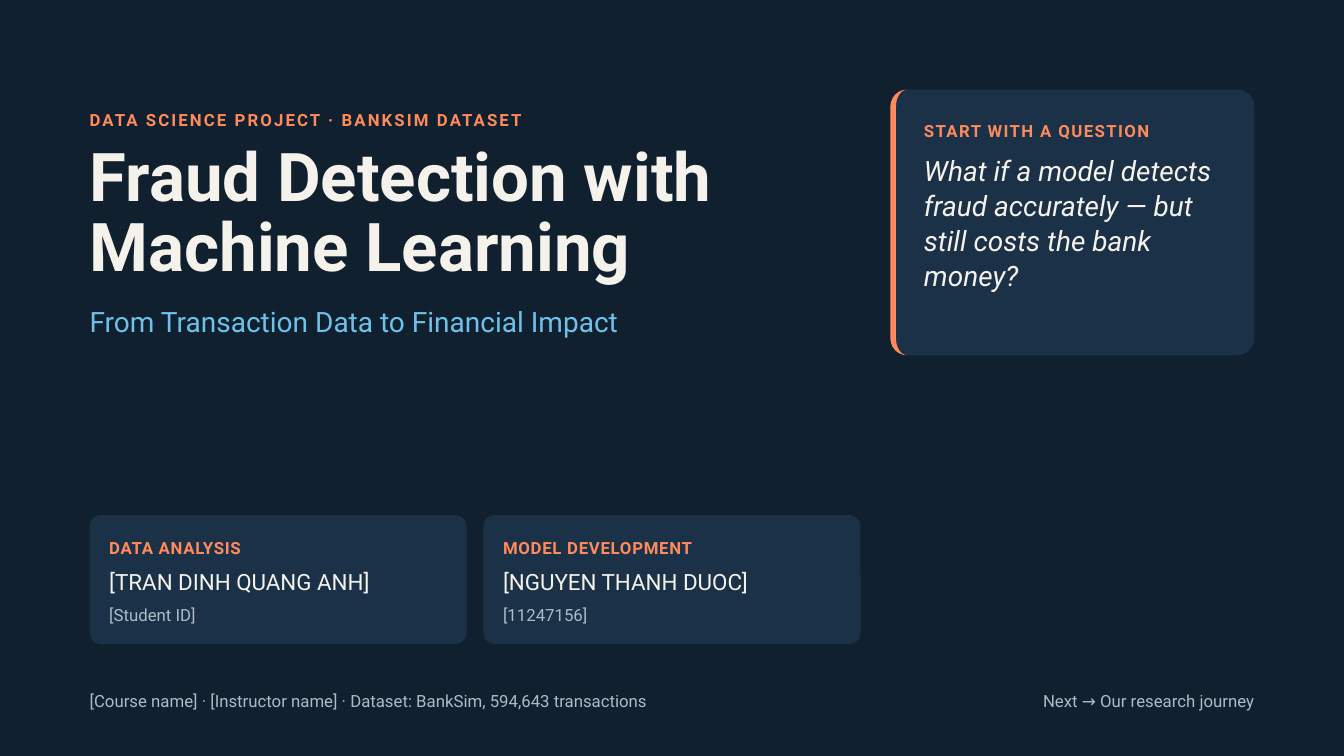
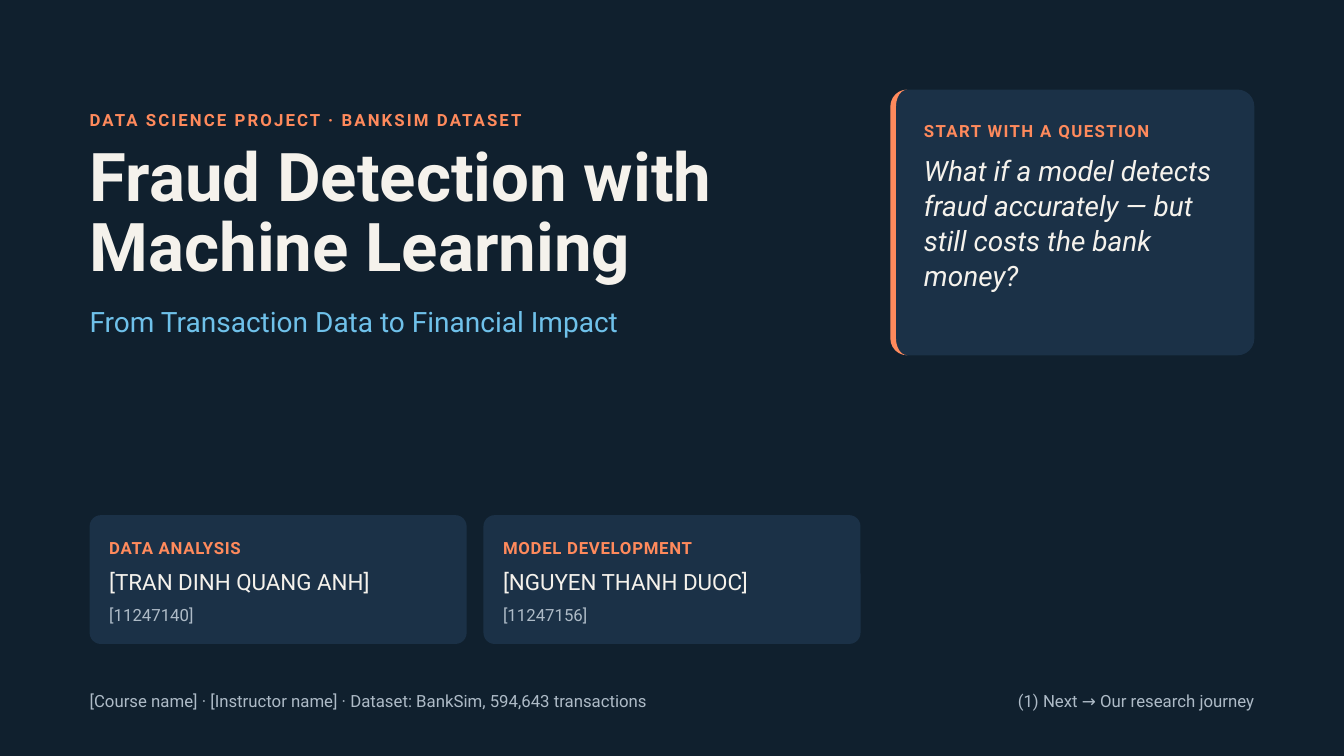
Before and after one commit to DakFu2k6/DS66A_Group_07, a slide deck: slide 1 of Fraud_Detection.pptx. Drawn at 1344x756 pixels with LibreOffice and Linux fonts; fonts in the diff are those of the drawing. Boxes give left, top, right and bottom in pixels: in the first picture for what was removed or moved away, otherwise in the second. Text is boxed around its words. In the diff, an @@ line names an element or a change of style, - is before the commit and + after.

```diff
--- a/Fraud_Detection.pptx
+++ b/Fraud_Detection.pptx
@@ text at (x1=109, y1=607, x2=193, y2=624): text changed @@
-[Student ID]
+[11247140]
@@ text at (x1=1018, y1=694, x2=1255, y2=711): text changed @@
-Next → Our research journey
+(1) Next → Our research journey
```
Also in this commit, not shown: 23 other slides changed, 1 other file.
